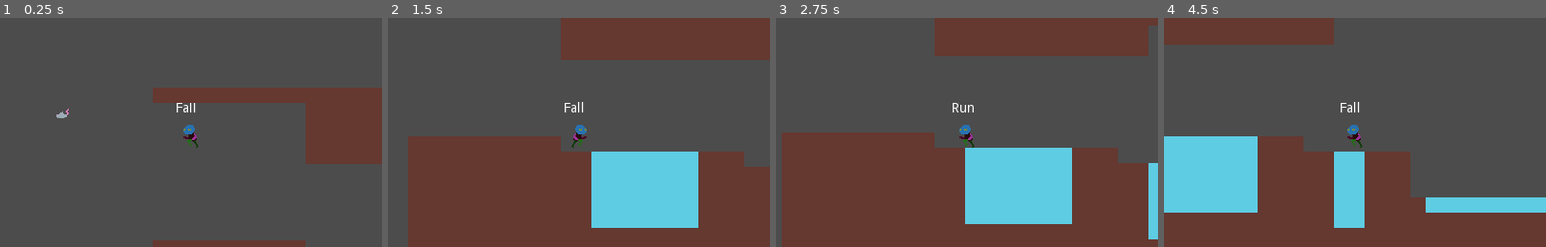
Above: before the commit, frames 1-4 (left to right).
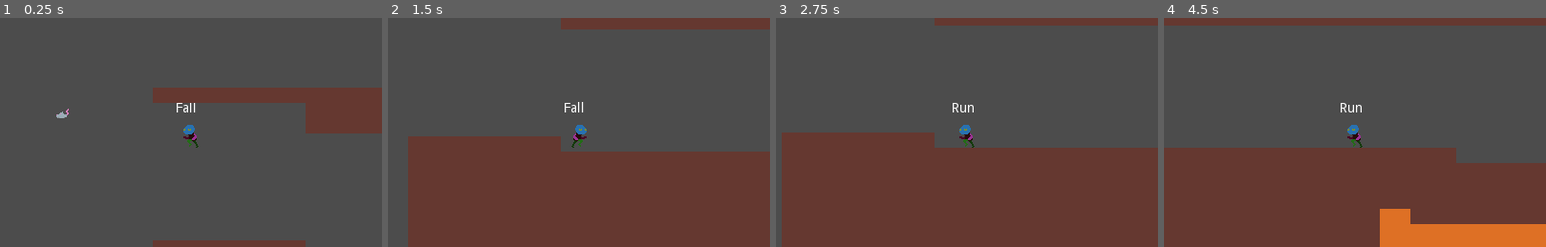
Above: after the commit, the same moments.

Repository: Bronsky91/Hatchling-Heroes
Game: Godot game, scene res://Scenes/Game.tscn
The game is run twice, just before and just after one commit, with the same random seed, the same clock (stepped at 60 frames per second) and the same inputs.
Inputs (mouse positions are in pixels of both pictures, inside the frame that each line leads up to):
- Up to frame 1 (0.25 s): no input
- Up to frame 2 (1.5 s): move the mouse to (663, 121) at 0.52 s; hold Right (move_right) from 0.53 s (still down); click (663, 121) at 0.6 s; tap Up (jump) at 0.77 s; move the mouse to (502, 143) at 1.27 s; click (502, 143) at 1.35 s
- Up to frame 3 (2.75 s): tap Up (jump) at 1.52 s; move the mouse to (1005, 82) at 2.02 s; release Right (move_right) at 2.03 s; hold Left (move_left) from 2.03 s (still down); click (1005, 82) at 2.1 s
- Up to frame 4 (4.5 s): move the mouse to (1335, 178) at 2.77 s; release Left (move_left) at 2.78 s; hold Right (move_right) 2.78-4.28 s; click (1335, 178) at 2.85 s; tap Up (jump) at 3.02, 3.77 s; move the mouse to (1469, 166) at 3.52 s; click (1469, 166) at 3.6 s; move the mouse to (1240, 98) at 4.27 s; hold Left (move_left) from 4.28 s (still down); click (1240, 98) at 4.35 s

The runs differ from the first frame. In frame 1, 2.7% of the frame differs, in the area x 80-100%, y 50-64%; in frame 2, 17%; in frame 3, 18%; in frame 4, 31%, in the area x 0-100%, y 0-100%.

Commit message:
Adds lava to procedural cave generation

Diff:
--- a/Scenes/TileLava.tscn
+++ b/Scenes/TileLava.tscn
@@ -1,6 +1,6 @@
 [gd_scene load_steps=3 format=2]
 
-[ext_resource path="res://Assets/Cave/dev-ground.png" type="Texture" id=1]
+[ext_resource path="res://Assets/Cave/dev-lava.png" type="Texture" id=1]
 
 [sub_resource type="RectangleShape2D" id=1]
 extents = Vector2( 8, 8 )
--- a/Scripts/Tiles.gd
+++ b/Scripts/Tiles.gd
@@ -1,9 +1,9 @@
 extends Node2D
 
-export var map_size: Vector2 = Vector2(300,28)
+export var map_size: Vector2 = Vector2(500,28)
 export var spawn_width: int = 10
 export var strip_min: int = 3
-export var strip_max: int = 15
+export var strip_max: int = 30
 export var ceiling_min: int = 2
 export var ceiling_max: int = 6
 export var ground_min: int = 10
@@ -13,6 +13,8 @@
 var matrix = []
 var ceiling_line = []
 var floor_line = []
+var water_bottoms = []
+var lava_line = []
 var tile_ground = preload("res://Scenes/TileGround.tscn")
 var tile_water = preload("res://Scenes/TileWater.tscn")
 var tile_lava = preload("res://Scenes/TileLava.tscn")
@@ -23,21 +25,20 @@
 	randomize()
 	generate_map()
 
-
 func generate_map():
 	prepare_matrix()
 	add_floor()
 	add_ceiling()
 	add_water()
+	add_lava()
 	render_matrix()
-
 
 func prepare_matrix():
 	for x in range(map_size.x + 1):
 		matrix.append([])
+		water_bottoms.append(int(0))
 		for y in range(map_size.y + 1):
 			matrix[x].append(TILE.NONE)
-
 
 func add_floor():
 	var buffer: int = rand_int(strip_min, strip_max)
@@ -57,6 +58,29 @@
 				matrix[x][y] = TILE.GROUND
 			buffer -= 1
 
+func add_lava():
+	var strip_buffer: int = rand_int(strip_min, strip_max)
+	var current_height: int = rand_int(ground_min + 2, map_size.y)
+	for x in range(map_size.x + 1):
+		if strip_buffer <= 0:
+			strip_buffer = rand_int(strip_min, strip_max)
+			current_height = rand_int(floor_line[x] + 2, map_size.y)
+		# ensure lava has 4 spaces of padding from any nearby floor top or water bottom
+		for i in range(0,4):
+			if x - i >= 0:
+				if floor_line[x - i] >= current_height - 4:
+					current_height = floor_line[x - i] + 4
+				if water_bottoms[x - i] >= current_height - 4:
+					current_height = water_bottoms[x - i] + 4
+			if x + i <= map_size.x:
+				if floor_line[x + i] >= current_height - 4:
+					current_height = floor_line[x + i] + 4
+				if water_bottoms[x + i] >= current_height - 4:
+					current_height = water_bottoms[x + i] + 4
+		lava_line.append(current_height)
+		for y in range(current_height, map_size.y + 1):
+			matrix[x][y] = TILE.LAVA
+		strip_buffer -= 1
 
 func add_ceiling():
 	var buffer: int = rand_int(strip_min, strip_max)
@@ -64,7 +88,7 @@
 	for x in range(map_size.x + 1):
 		# fixed ceiling height above player spawn
 		if x < spawn_width:
-			ceiling_line.append(0)
+			ceiling_line.append(int(0))
 			matrix[x][0] = TILE.GROUND
 			continue
 
@@ -76,7 +100,6 @@
 			matrix[x][y] = TILE.GROUND
 		buffer -= 1
 
-
 func add_water():
 	var strip_start: int = 0
 	var strip_height: int = floor_line[0]
@@ -85,21 +108,21 @@
 		# if floor elevation has changed, check how long the past strip was
 		if floor_line[x] != strip_height:
 			var strip_len = x - 1 - strip_start
-			# if longer than 3 tiles, %25 to replace last strip with water
+			# if longer than 3 tiles, %50 to replace last strip with water
 			# (always skip first strip however, as it will be the spawn area)
 			if strip_len >= 3 and is_first_strip:
 				is_first_strip = false
-			elif strip_len >= 4 and rand_int(1,1) == 1:
+			elif strip_len >= 4 and rand_int(1,2) == 1:
 				var water_len_min = strip_len - 4 if strip_len - 4 > 2 else 2
 				var water_len = rand_int(water_len_min, strip_len - 2)
-				var water_height = rand_int(strip_height, ground_max)
+				var water_depth = rand_int(strip_height + 4, strip_height + 8)
 				var start_padding = rand_int(1, strip_len - water_len - 1)
 				for i in range(strip_start + start_padding, strip_start + water_len + 1):
-					for j in range(strip_height, water_height + 1):
+					water_bottoms[i] = water_depth
+					for j in range(strip_height, water_depth + 1):
 						matrix[i][j] = TILE.WATER
 			strip_start = x
 			strip_height = floor_line[x]
-
 
 func render_matrix():
 	for x in range(map_size.x + 1):
@@ -116,8 +139,7 @@
 				t.position = Vector2(x * 16, y * 16)
 				add_child(t)
 
-
-func rand_int(min_value,max_value, inclusive_range = true):
+func rand_int(min_value: int,max_value: int, inclusive_range = true):
 	if inclusive_range:
 		max_value += 1
 	var range_size = max_value - min_value
Binary file added: Assets/Cave/dev-procedural-tile-reference.png
Not shown, added: Assets/Cave/dev-procedural-tile-reference.png.import
